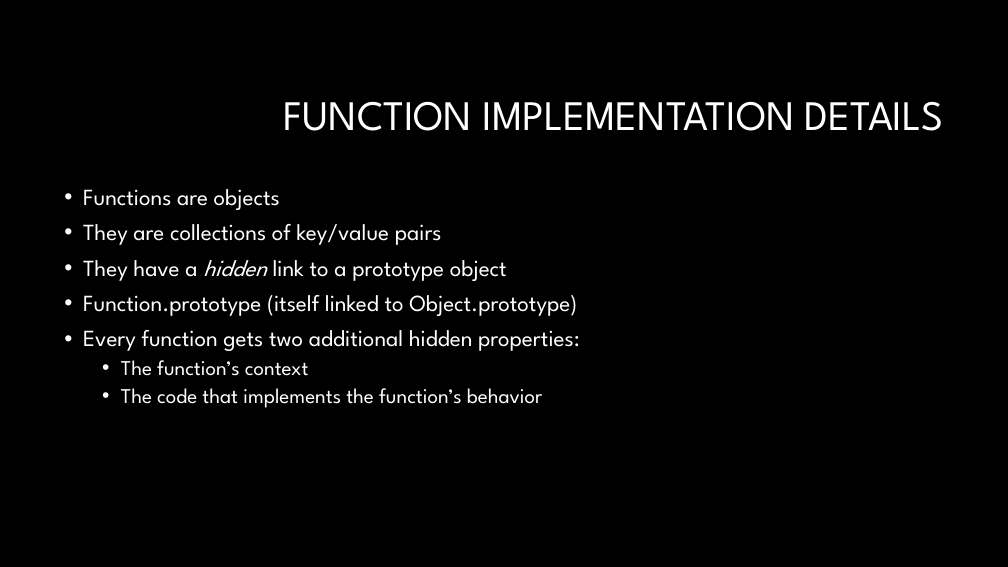
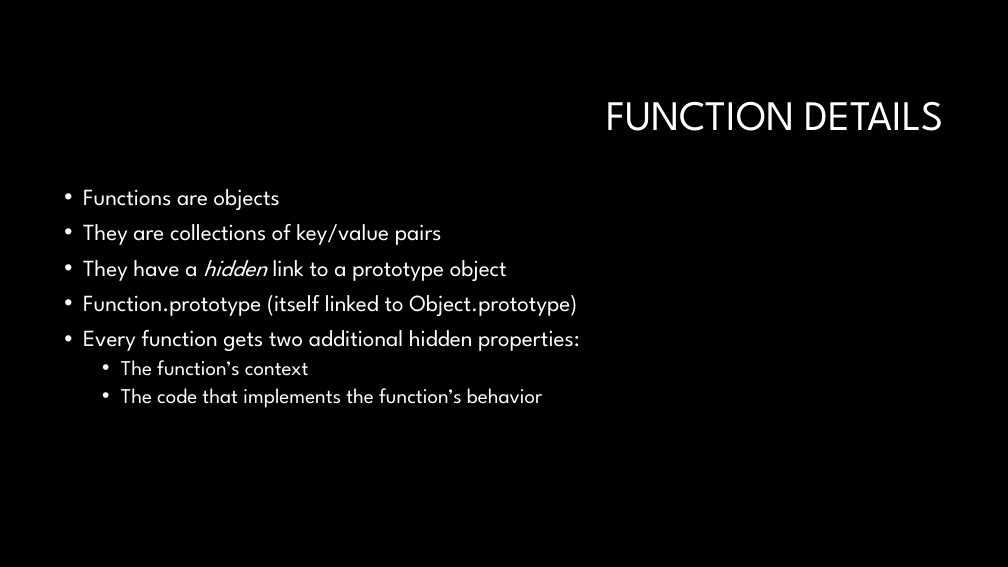
Before and after one commit to ericburcham/JsInvocationPatterns, a slide deck: slide 14 of Presentation/InvocationPatterns.pptx (slide 20 before the commit). Drawn at 1008x567 pixels with LibreOffice and Linux fonts; fonts in the diff are those of the drawing; background and template pictures are left out. Boxes give left, top, right and bottom in pixels: in the first picture for what was removed or moved away, otherwise in the second. Text is boxed around its words. In the diff, an @@ line names an element or a change of style, - is before the commit and + after.

```diff
--- a/Presentation/InvocationPatterns.pptx
+++ b/Presentation/InvocationPatterns.pptx
@@ title at (606, 101, 944, 131): text changed @@
-FUNCTION IMPLEMENTATION DETAILS
+FUNCTION DETAILS
```
Also in this commit, not shown: 5 other slides changed, 1 slide removed.
